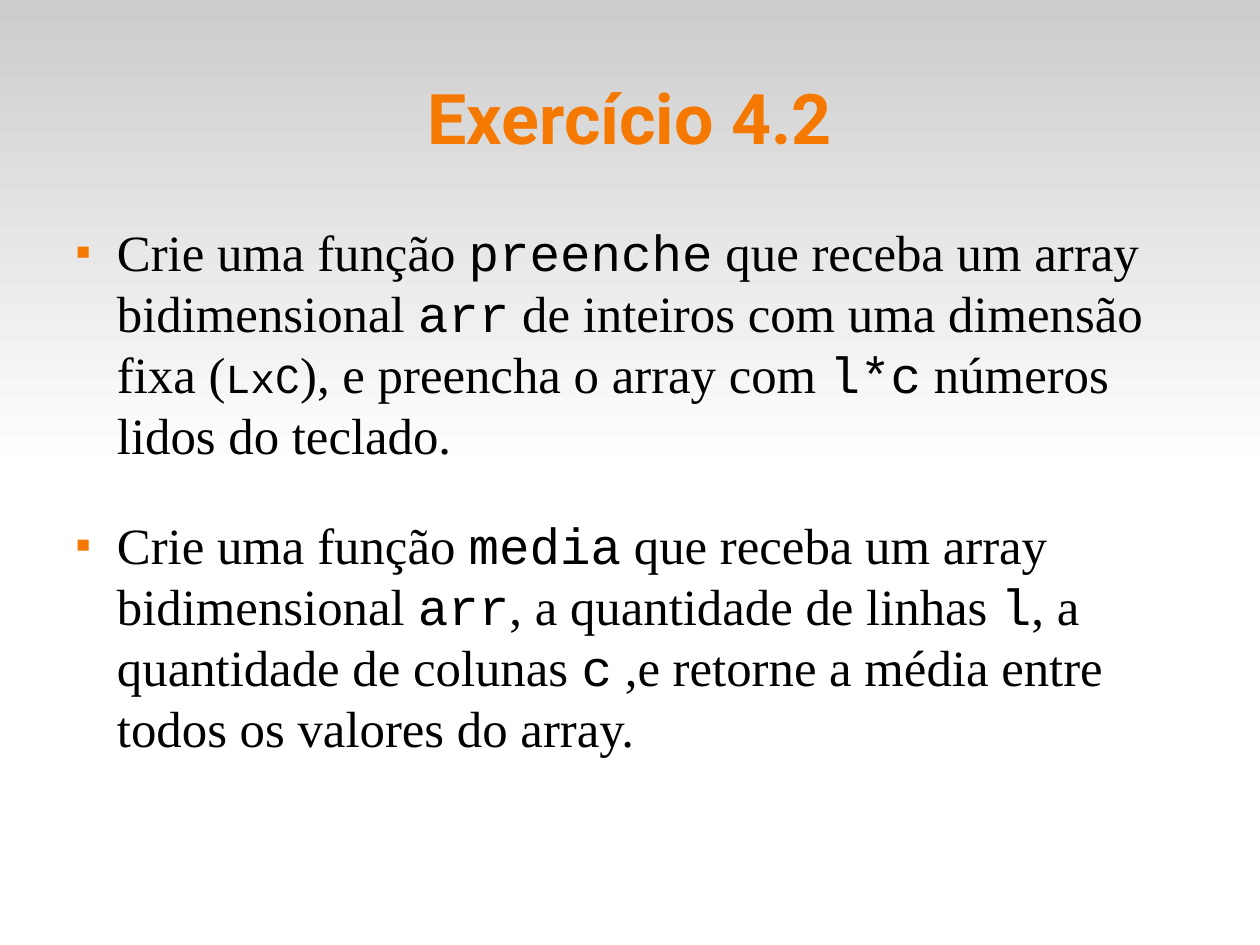
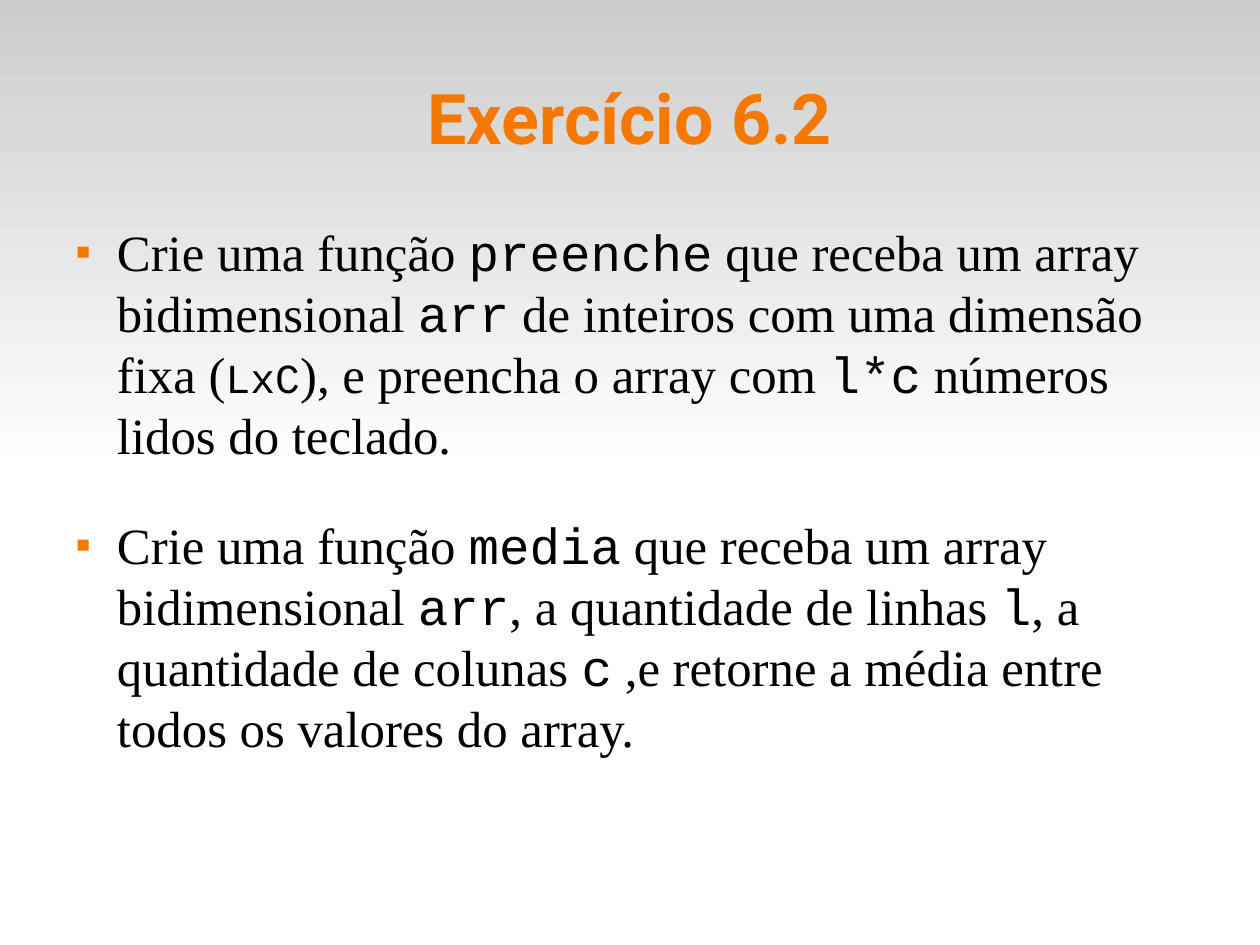
Before and after one commit to fsantanna-uerj/LP1, a slide deck: slide 7 of Slides/lp1-06-vetores.odp. Drawn at 1260x945 pixels with LibreOffice and Linux fonts; fonts in the diff are those of the drawing. Boxes give left, top, right and bottom in pixels: in the first picture for what was removed or moved away, otherwise in the second. Text is boxed around its words. In the diff, an @@ line names an element or a change of style, - is before the commit and + after.

```diff
--- a/Slides/lp1-06-vetores.odp
+++ b/Slides/lp1-06-vetores.odp
@@ title at <box>427,92,831,145</box>: text changed @@
-Exercício 4.2
+Exercício 6.2
```
Also in this commit, not shown: 2 other slides changed, 1 slide added, 1 slide removed, 2 other files.
